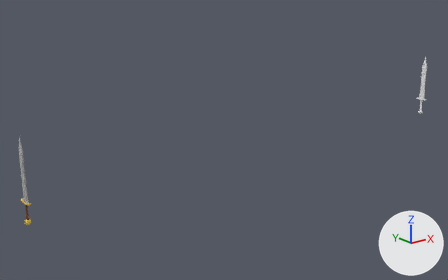
Two versions of the Blender file Models/Weapons/Sword/Sword.blend, one commit apart.
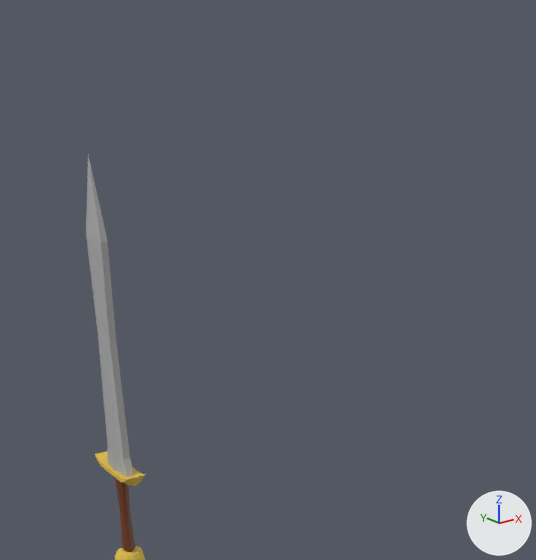
There are two pictures of each version: one whole from a camera (50 mm lens) standing at (-99.6, -278.8, 124.5) and looking at (136.4, 16.2, 6.5), one close up on the part from 0% to 26% of the width and 36% to 79% of the height. Lighting does not change. The marker at lower right points along +X, +Y and +Z.
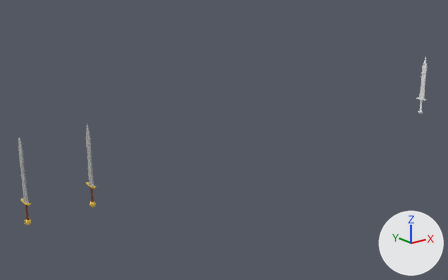
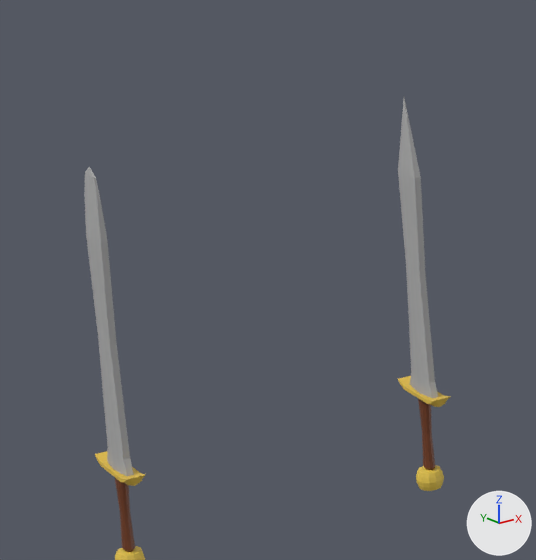
Changed parts and their boxes [x1, y1, x2, y2] in the close-ups (536 x 560 px):
'Cylinder.001', reshaped: before [86, 155, 146, 560]; after [85, 167, 146, 560]
'Cylinder.004', added: after [398, 98, 450, 491]
    faces in mat_material_006 (grey #b1b1b1): [398, 98, 438, 398]
    faces in mat_material_008 (brown #703a1d): [418, 399, 436, 470]
    faces in mat_material_007 (yellow #e7c74c): [416, 465, 444, 491]
    faces in mat_material_005 (yellow #e7c148): [398, 376, 450, 407]
part 1 of me_cylinder_001, built on: before [86, 155, 107, 242]; after [85, 167, 107, 242]

The change, as a diff of the scene's bpy script:
```diff
--- a/Models/Weapons/Sword/Sword.blend.py
+++ b/Models/Weapons/Sword/Sword.blend.py
@@ mat_material_007 @@
+mat_material_007 = principled_material('Material.007')
+mat_material_007.base_color = (0.8, 0.569, 0.0728)  # yellow #e7c74c
@@ mat_material_005 @@
+mat_material_005 = principled_material('Material.005')
+mat_material_005.base_color = (0.8, 0.536, 0.0649)  # yellow #e7c148
@@ mat_material_008 @@
+mat_material_008 = principled_material('Material.008')
+mat_material_008.base_color = (0.163, 0.0424, 0.0122)  # brown #703a1d
@@ mat_material_006 @@
+mat_material_006 = principled_material('Material.006')
+mat_material_006.base_color = (0.439, 0.439, 0.439)  # grey #b1b1b1
@@ me_cylinder_001 @@
 # used by ob_cylinder_001; location = (0.0, 0.0, 0.0); scale = (0.541, 0.817, 0.994)
-me_cylinder_001.from_pydata(...)  # 274 vertices, 252 faces; spans x -2.9..2.9, y -5.3..5.3, z -6.2..40.1
+me_cylinder_001.from_pydata(...)  # 298 vertices, 276 faces; spans x -2.9..2.9, y -5.3..5.3, z -6.2..38.6
+# me_cylinder_001 part 1
+# 16 faces are deleted
+# 15 vertices move from x 0.0, y 0.0, z 40.1 to x -0.7..0.7, y -2.0..2.0, z 35.6..38.6
+# 24 vertices are added at x -0.3..0.3, y -2.0..2.0, z 35.6..38.6
+# 40 new faces join them, mat_material_003 (grey #b1b1b1)
 me_cylinder_001.materials.append(mat_material_002)
@@ me_cylinder_002 @@
+me_cylinder_002.from_pydata(...)  # 274 vertices, 252 faces; spans x -2.9..2.9, y -5.3..5.3, z -6.2..40.1
+# faces by material slot: [62, 74, 56, 60]
+me_cylinder_002.materials.append(mat_material_008)  # brown #703a1d
+me_cylinder_002.materials.append(mat_material_007)  # yellow #e7c74c
+me_cylinder_002.materials.append(mat_material_006)  # grey #b1b1b1
+me_cylinder_002.materials.append(mat_material_005)  # yellow #e7c148
@@ ob_cylinder_004 @@
+ob_cylinder_004 = bpy.data.objects.new('Cylinder.004', me_cylinder_002)
+ob_cylinder_004.location = (35.1, 0.0, 0.0)
+ob_cylinder_004.scale = (0.541, 0.817, 0.994)
```
